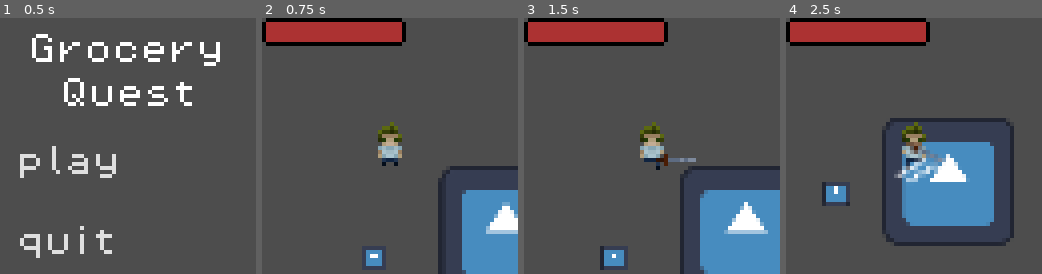
Above: before the commit, frames 1-4 (left to right).
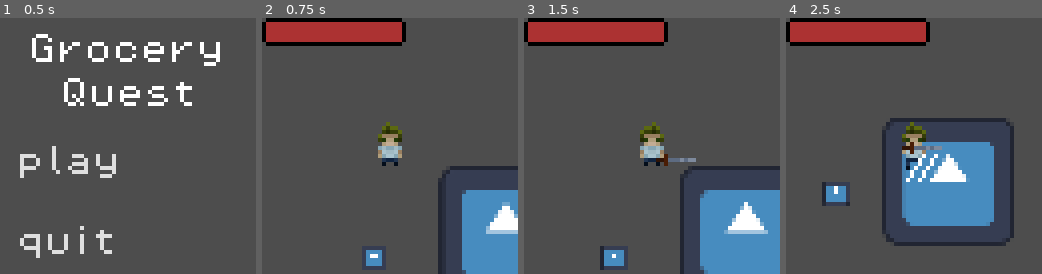
Above: after the commit, the same moments.

Repository: GaetanoRe/GroceryQuest
Game: Godot game, scene res://scenes/UI/main_menu.tscn
Two runs of this game, one before a commit and one after it. Both use one fixed random seed, a clock stepped at 60 frames per second and the inputs below. The engine's default icon, where the game draws it, is replaced by a stand-in: a white triangle on a blue panel in a dark square.
Inputs (mouse positions are in pixels of both pictures, inside the frame that each line leads up to):
- Up to frame 1 (0.5 s): no input
- Up to frame 2 (0.75 s): click "play" at 0.5 s
- Up to frame 3 (1.5 s): tap Enter at 1.25 s; move the mouse to (708, 133) at 1.27 s; press the mouse at (708, 133) at 1.28 s; hold D (walk_right) from 1.28 s (still down)
- Up to frame 4 (2.5 s): move the mouse to (862, 158) at 2.02 s; release D (walk_right) at 2.03 s; release the mouse at (862, 158) at 2.03 s; hold S (walk_down) from 2.03 s (still down); click (862, 158) at 2.1 s

Frame 1 is identical in both runs. In frame 2, 0.2% of the frame differs, in the area x 45-55%, y 40-47%; in frame 3, 0.1%; in frame 4, 1.6%, in the area x 42-61%, y 40-65%.

Commit message:
Improved animation. Attacking still needs work

Diff:
--- a/resources/weapon_data/weapons/sword.tres
+++ b/resources/weapon_data/weapons/sword.tres
@@ -53,4 +53,3 @@
 sprite = SubResource("SpriteFrames_evfl8")
 hitbox_dimensions = SubResource("RectangleShape2D_m1vcv")
 animation_time = 0.0
-animation = []
--- a/scenes/enemy.gd
+++ b/scenes/enemy.gd
@@ -54,3 +54,9 @@
 
 func _on_take_damage_cooldown_timeout():
 	can_take_damage = true
+
+
+
+func _on_enemy_hitbox_area_entered(area):
+	if(area.is_in_group("player_weapons")):
+		deal_with_damage()
--- a/scenes/enemy.tscn
+++ b/scenes/enemy.tscn
@@ -42,6 +42,7 @@
 
 [connection signal="body_entered" from="detection_area" to="." method="_on_detection_area_body_entered"]
 [connection signal="body_exited" from="detection_area" to="." method="_on_detection_area_body_exited"]
+[connection signal="area_entered" from="enemy_hitbox" to="." method="_on_enemy_hitbox_area_entered"]
 [connection signal="body_entered" from="enemy_hitbox" to="." method="_on_enemy_hitbox_body_entered"]
 [connection signal="body_exited" from="enemy_hitbox" to="." method="_on_enemy_hitbox_body_exited"]
 [connection signal="timeout" from="take_damage_cooldown" to="." method="_on_take_damage_cooldown_timeout"]
--- a/scenes/player/player.tscn
+++ b/scenes/player/player.tscn
@@ -129,11 +129,535 @@
 radius = 6.0
 
 [sub_resource type="Animation" id="Animation_0jraj"]
-resource_name = "attack"
+resource_name = "walk_right"
+length = 0.7
+loop_mode = 1
+tracks/0/type = "value"
+tracks/0/imported = false
+tracks/0/enabled = true
+tracks/0/path = NodePath("Weapon:position")
+tracks/0/interp = 1
+tracks/0/loop_wrap = true
+tracks/0/keys = {
+"times": PackedFloat32Array(0),
+"transitions": PackedFloat32Array(1),
+"update": 0,
+"values": [Vector2(3, 0)]
+}
+tracks/1/type = "value"
+tracks/1/imported = false
+tracks/1/enabled = true
+tracks/1/path = NodePath("Weapon:rotation")
+tracks/1/interp = 1
+tracks/1/loop_wrap = true
+tracks/1/keys = {
+"times": PackedFloat32Array(0),
+"transitions": PackedFloat32Array(1),
+"update": 0,
+"values": [0.0]
+}
+tracks/2/type = "value"
+tracks/2/imported = false
+tracks/2/enabled = true
+tracks/2/path = NodePath("character_sprite:frame")
+tracks/2/interp = 1
+tracks/2/loop_wrap = true
+tracks/2/keys = {
+"times": PackedFloat32Array(0, 0.2, 0.4),
+"transitions": PackedFloat32Array(1, 1, 1),
+"update": 1,
+"values": [0, 1, 2]
+}
+tracks/3/type = "value"
+tracks/3/imported = false
+tracks/3/enabled = true
+tracks/3/path = NodePath("character_sprite:animation")
+tracks/3/interp = 1
+tracks/3/loop_wrap = true
+tracks/3/keys = {
+"times": PackedFloat32Array(0),
+"transitions": PackedFloat32Array(1),
+"update": 1,
+"values": [&"side_walk"]
+}
+tracks/4/type = "value"
+tracks/4/imported = false
+tracks/4/enabled = true
+tracks/4/path = NodePath("character_sprite:flip_h")
+tracks/4/interp = 1
+tracks/4/loop_wrap = true
+tracks/4/keys = {
+"times": PackedFloat32Array(0),
+"transitions": PackedFloat32Array(1),
+"update": 1,
+"values": [false]
+}
+
+[sub_resource type="Animation" id="Animation_thrw8"]
+resource_name = "walk_left"
+length = 0.7
+loop_mode = 1
+tracks/0/type = "value"
+tracks/0/imported = false
+tracks/0/enabled = true
+tracks/0/path = NodePath("Weapon:position")
+tracks/0/interp = 1
+tracks/0/loop_wrap = true
+tracks/0/keys = {
+"times": PackedFloat32Array(0),
+"transitions": PackedFloat32Array(1),
+"update": 0,
+"values": [Vector2(-3, 0)]
+}
+tracks/1/type = "value"
+tracks/1/imported = false
+tracks/1/enabled = true
+tracks/1/path = NodePath("Weapon:rotation")
+tracks/1/interp = 1
+tracks/1/loop_wrap = true
+tracks/1/keys = {
+"times": PackedFloat32Array(0),
+"transitions": PackedFloat32Array(1),
+"update": 0,
+"values": [3.14159]
+}
+tracks/2/type = "value"
+tracks/2/imported = false
+tracks/2/enabled = true
+tracks/2/path = NodePath("character_sprite:frame")
+tracks/2/interp = 1
+tracks/2/loop_wrap = true
+tracks/2/keys = {
+"times": PackedFloat32Array(0, 0.2, 0.4),
+"transitions": PackedFloat32Array(1, 1, 1),
+"update": 1,
+"values": [0, 1, 2]
+}
+tracks/3/type = "value"
+tracks/3/imported = false
+tracks/3/enabled = true
+tracks/3/path = NodePath("character_sprite:animation")
+tracks/3/interp = 1
+tracks/3/loop_wrap = true
+tracks/3/keys = {
+"times": PackedFloat32Array(0),
+"transitions": PackedFloat32Array(1),
+"update": 1,
+"values": [&"side_walk"]
+}
+tracks/4/type = "value"
+tracks/4/imported = false
+tracks/4/enabled = true
+tracks/4/path = NodePath("character_sprite:flip_h")
+tracks/4/interp = 1
+tracks/4/loop_wrap = true
+tracks/4/keys = {
+"times": PackedFloat32Array(0),
+"transitions": PackedFloat32Array(1),
+"update": 1,
+"values": [true]
+}
+
+[sub_resource type="Animation" id="Animation_1w0r6"]
+resource_name = "walk_up"
+length = 0.7
+loop_mode = 1
+tracks/0/type = "value"
+tracks/0/imported = false
+tracks/0/enabled = true
+tracks/0/path = NodePath("Weapon:position")
+tracks/0/interp = 1
+tracks/0/loop_wrap = true
+tracks/0/keys = {
+"times": PackedFloat32Array(0),
+"transitions": PackedFloat32Array(1),
+"update": 0,
+"values": [Vector2(0, -3)]
+}
+tracks/1/type = "value"
+tracks/1/imported = false
+tracks/1/enabled = true
+tracks/1/path = NodePath("Weapon:rotation")
+tracks/1/interp = 1
+tracks/1/loop_wrap = true
+tracks/1/keys = {
+"times": PackedFloat32Array(0),
+"transitions": PackedFloat32Array(1),
+"update": 0,
+"values": [-1.5708]
+}
+tracks/2/type = "value"
+tracks/2/imported = false
+tracks/2/enabled = true
+tracks/2/path = NodePath("character_sprite:frame")
+tracks/2/interp = 1
+tracks/2/loop_wrap = true
+tracks/2/keys = {
+"times": PackedFloat32Array(0, 0.2, 0.4),
+"transitions": PackedFloat32Array(1, 1, 1),
+"update": 1,
+"values": [0, 1, 2]
+}
+tracks/3/type = "value"
+tracks/3/imported = false
+tracks/3/enabled = true
+tracks/3/path = NodePath("character_sprite:animation")
+tracks/3/interp = 1
+tracks/3/loop_wrap = true
+tracks/3/keys = {
+"times": PackedFloat32Array(0),
+"transitions": PackedFloat32Array(1),
+"update": 1,
+"values": [&"side_walk"]
+}
+tracks/4/type = "value"
+tracks/4/imported = false
+tracks/4/enabled = true
+tracks/4/path = NodePath("character_sprite:flip_h")
+tracks/4/interp = 1
+tracks/4/loop_wrap = true
+tracks/4/keys = {
+"times": PackedFloat32Array(0),
+"transitions": PackedFloat32Array(1),
+"update": 1,
+"values": [true]
+}
+
+[sub_resource type="Animation" id="Animation_xbjve"]
+resource_name = "walk_down"
+length = 0.7
+loop_mode = 1
+tracks/0/type = "value"
+tracks/0/imported = false
+tracks/0/enabled = true
+tracks/0/path = NodePath("Weapon:position")
+tracks/0/interp = 1
+tracks/0/loop_wrap = true
+tracks/0/keys = {
+"times": PackedFloat32Array(0),
+"transitions": PackedFloat32Array(1),
+"update": 0,
+"values": [Vector2(0, 3)]
+}
+tracks/1/type = "value"
+tracks/1/imported = false
+tracks/1/enabled = true
+tracks/1/path = NodePath("Weapon:rotation")
+tracks/1/interp = 1
+tracks/1/loop_wrap = true
+tracks/1/keys = {
+"times": PackedFloat32Array(0),
+"transitions": PackedFloat32Array(1),
+"update": 0,
+"values": [1.5708]
+}
+tracks/2/type = "value"
+tracks/2/imported = false
+tracks/2/enabled = true
+tracks/2/path = NodePath("character_sprite:frame")
+tracks/2/interp = 1
+tracks/2/loop_wrap = true
+tracks/2/keys = {
+"times": PackedFloat32Array(0, 0.2, 0.4),
+"transitions": PackedFloat32Array(1, 1, 1),
+"update": 1,
+"values": [0, 1, 2]
+}
+tracks/3/type = "value"
+tracks/3/imported = false
+tracks/3/enabled = true
+tracks/3/path = NodePath("character_sprite:animation")
+tracks/3/interp = 1
+tracks/3/loop_wrap = true
+tracks/3/keys = {
+"times": PackedFloat32Array(0),
+"transitions": PackedFloat32Array(1),
+"update": 1,
+"values": [&"side_walk"]
+}
+tracks/4/type = "value"
+tracks/4/imported = false
+tracks/4/enabled = true
+tracks/4/path = NodePath("character_sprite:flip_h")
+tracks/4/interp = 1
+tracks/4/loop_wrap = true
+tracks/4/keys = {
+"times": PackedFloat32Array(0),
+"transitions": PackedFloat32Array(1),
+"update": 1,
+"values": [true]
+}
+
+[sub_resource type="Animation" id="Animation_omc0a"]
+resource_name = "idle_down"
+length = 0.7
+loop_mode = 1
+tracks/0/type = "value"
+tracks/0/imported = false
+tracks/0/enabled = true
+tracks/0/path = NodePath("Weapon:position")
+tracks/0/interp = 1
+tracks/0/loop_wrap = true
+tracks/0/keys = {
+"times": PackedFloat32Array(0),
+"transitions": PackedFloat32Array(1),
+"update": 0,
+"values": [Vector2(0, 3)]
+}
+tracks/1/type = "value"
+tracks/1/imported = false
+tracks/1/enabled = true
+tracks/1/path = NodePath("Weapon:rotation")
+tracks/1/interp = 1
+tracks/1/loop_wrap = true
+tracks/1/keys = {
+"times": PackedFloat32Array(0),
+"transitions": PackedFloat32Array(1),
+"update": 0,
+"values": [1.5708]
+}
+tracks/2/type = "value"
+tracks/2/imported = false
+tracks/2/enabled = true
+tracks/2/path = NodePath("character_sprite:frame")
+tracks/2/interp = 1
+tracks/2/loop_wrap = true
+tracks/2/keys = {
+"times": PackedFloat32Array(0, 0.2, 0.4),
+"transitions": PackedFloat32Array(1, 1, 1),
+"update": 1,
+"values": [0, 1, 2]
+}
+tracks/3/type = "value"
+tracks/3/imported = false
+tracks/3/enabled = true
+tracks/3/path = NodePath("character_sprite:animation")
+tracks/3/interp = 1
+tracks/3/loop_wrap = true
+tracks/3/keys = {
+"times": PackedFloat32Array(0),
+"transitions": PackedFloat32Array(1),
+"update": 1,
+"values": [&"down_idle"]
+}
+tracks/4/type = "value"
+tracks/4/imported = false
+tracks/4/enabled = true
+tracks/4/path = NodePath("character_sprite:flip_h")
+tracks/4/interp = 1
+tracks/4/loop_wrap = true
+tracks/4/keys = {
+"times": PackedFloat32Array(0),
+"transitions": PackedFloat32Array(1),
+"update": 1,
+"values": [true]
+}
+
+[sub_resource type="Animation" id="Animation_aq54a"]
+resource_name = "idle_left"
+length = 0.7
+loop_mode = 1
+tracks/0/type = "value"
+tracks/0/imported = false
+tracks/0/enabled = true
+tracks/0/path = NodePath("Weapon:position")
+tracks/0/interp = 1
+tracks/0/loop_wrap = true
+tracks/0/keys = {
+"times": PackedFloat32Array(0),
+"transitions": PackedFloat32Array(1),
+"update": 0,
+"values": [Vector2(-3, 0)]
+}
+tracks/1/type = "value"
+tracks/1/imported = false
+tracks/1/enabled = true
+tracks/1/path = NodePath("Weapon:rotation")
+tracks/1/interp = 1
+tracks/1/loop_wrap = true
+tracks/1/keys = {
+"times": PackedFloat32Array(0),
+"transitions": PackedFloat32Array(1),
+"update": 0,
+"values": [3.14159]
+}
+tracks/2/type = "value"
+tracks/2/imported = false
+tracks/2/enabled = true
+tracks/2/path = NodePath("character_sprite:frame")
+tracks/2/interp = 1
+tracks/2/loop_wrap = true
+tracks/2/keys = {
+"times": PackedFloat32Array(0, 0.2, 0.4),
+"transitions": PackedFloat32Array(1, 1, 1),
+"update": 1,
+"values": [0, 1, 2]
+}
+tracks/3/type = "value"
+tracks/3/imported = false
+tracks/3/enabled = true
+tracks/3/path = NodePath("character_sprite:animation")
+tracks/3/interp = 1
+tracks/3/loop_wrap = true
+tracks/3/keys = {
+"times": PackedFloat32Array(0),
+"transitions": PackedFloat32Array(1),
+"update": 1,
+"values": [&"side_idle"]
+}
+tracks/4/type = "value"
+tracks/4/imported = false
+tracks/4/enabled = true
+tracks/4/path = NodePath("character_sprite:flip_h")
+tracks/4/interp = 1
+tracks/4/loop_wrap = true
+tracks/4/keys = {
+"times": PackedFloat32Array(0),
+"transitions": PackedFloat32Array(1),
+"update": 1,
+"values": [true]
+}
+
+[sub_resource type="Animation" id="Animation_h8ijs"]
+resource_name = "idle_right"
+length = 0.7
+loop_mode = 1
+tracks/0/type = "value"
+tracks/0/imported = false
+tracks/0/enabled = true
+tracks/0/path = NodePath("Weapon:position")
+tracks/0/interp = 1
+tracks/0/loop_wrap = true
+tracks/0/keys = {
+"times": PackedFloat32Array(0),
+"transitions": PackedFloat32Array(1),
+"update": 0,
+"values": [Vector2(3, 0)]
+}
+tracks/1/type = "value"
+tracks/1/imported = false
+tracks/1/enabled = true
+tracks/1/path = NodePath("Weapon:rotation")
+tracks/1/interp = 1
+tracks/1/loop_wrap = true
+tracks/1/keys = {
+"times": PackedFloat32Array(0),
+"transitions": PackedFloat32Array(1),
+"update": 0,
+"values": [0.0]
+}
+tracks/2/type = "value"
+tracks/2/imported = false
+tracks/2/enabled = true
+tracks/2/path = NodePath("character_sprite:frame")
+tracks/2/interp = 1
+tracks/2/loop_wrap = true
+tracks/2/keys = {
+"times": PackedFloat32Array(0, 0.2, 0.4),
+"transitions": PackedFloat32Array(1, 1, 1),
+"update": 1,
+"values": [0, 1, 2]
+}
+tracks/3/type = "value"
+tracks/3/imported = false
+tracks/3/enabled = true
+tracks/3/path = NodePath("character_sprite:animation")
+tracks/3/interp = 1
+tracks/3/loop_wrap = true
+tracks/3/keys = {
+"times": PackedFloat32Array(0),
+"transitions": PackedFloat32Array(1),
+"update": 1,
+"values": [&"side_idle"]
+}
+tracks/4/type = "value"
+tracks/4/imported = false
+tracks/4/enabled = true
+tracks/4/path = NodePath("character_sprite:flip_h")
+tracks/4/interp = 1
+tracks/4/loop_wrap = true
+tracks/4/keys = {
+"times": PackedFloat32Array(0),
+"transitions": PackedFloat32Array(1),
+"update": 1,
+"values": [false]
+}
+
+[sub_resource type="Animation" id="Animation_eg1jr"]
+resource_name = "idle_up"
+length = 0.7
+loop_mode = 1
+tracks/0/type = "value"
+tracks/0/imported = false
+tracks/0/enabled = true
+tracks/0/path = NodePath("Weapon:position")
+tracks/0/interp = 1
+tracks/0/loop_wrap = true
+tracks/0/keys = {
+"times": PackedFloat32Array(0),
+"transitions": PackedFloat32Array(1),
+"update": 0,
+"values": [Vector2(0, -3)]
+}
+tracks/1/type = "value"
+tracks/1/imported = false
+tracks/1/enabled = true
+tracks/1/path = NodePath("Weapon:rotation")
+tracks/1/interp = 1
+tracks/1/loop_wrap = true
+tracks/1/keys = {
+"times": PackedFloat32Array(0),
+"transitions": PackedFloat32Array(1),
+"update": 0,
+"values": [-1.5708]
+}
+tracks/2/type = "value"
+tracks/2/imported = false
+tracks/2/enabled = true
+tracks/2/path = NodePath("character_sprite:frame")
+tracks/2/interp = 1
+tracks/2/loop_wrap = true
+tracks/2/keys = {
+"times": PackedFloat32Array(0, 0.2, 0.4),
+"transitions": PackedFloat32Array(1, 1, 1),
+"update": 1,
+"values": [0, 1, 2]
+}
+tracks/3/type = "value"
+tracks/3/imported = false
+tracks/3/enabled = true
+tracks/3/path = NodePath("character_sprite:animation")
+tracks/3/interp = 1
+tracks/3/loop_wrap = true
+tracks/3/keys = {
+"times": PackedFloat32Array(0),
+"transitions": PackedFloat32Array(1),
+"update": 1,
+"values": [&"up_idle"]
+}
+tracks/4/type = "value"
+tracks/4/imported = false
+tracks/4/enabled = true
+tracks/4/path = NodePath("character_sprite:flip_h")
+tracks/4/interp = 1
+tracks/4/loop_wrap = true
+tracks/4/keys = {
+"times": PackedFloat32Array(0),
+"transitions": PackedFloat32Array(1),
+"update": 1,
+"values": [true]
+}
 
 [sub_resource type="AnimationLibrary" id="AnimationLibrary_qocxf"]
 _data = {
-"attack": SubResource("Animation_0jraj")
+"idle_down": SubResource("Animation_omc0a"),
+"idle_left": SubResource("Animation_aq54a"),
+"idle_right": SubResource("Animation_h8ijs"),
+"idle_up": SubResource("Animation_eg1jr"),
+"walk_down": SubResource("Animation_xbjve"),
+"walk_left": SubResource("Animation_thrw8"),
+"walk_right": SubResource("Animation_0jraj"),
+"walk_up": SubResource("Animation_1w0r6")
 }
 
 [node name="Player" type="CharacterBody2D" groups=["player"]]
@@ -146,6 +670,7 @@
 texture_filter = 1
 sprite_frames = SubResource("SpriteFrames_0vrdj")
 animation = &"side_walk"
+flip_h = true
 
 [node name="CollisionShape2D" type="CollisionShape2D" parent="."]
 light_mask = 3
@@ -165,7 +690,8 @@
 wait_time = 0.4
 
 [node name="Weapon" type="Node2D" parent="."]
-position = Vector2(0, 3)
+position = Vector2(0, -3)
+rotation = -1.5708
 script = ExtResource("3_rcbbf")
 weapon_data = ExtResource("4_noq1a")
 
--- a/scripts/player/player.gd
+++ b/scripts/player/player.gd
@@ -6,6 +6,7 @@
 
 #Combat variables
 @onready var weapon = $Weapon
+@onready var animation_player = $AnimationPlayer
 var enemy_in_range = false
 var enemy_attack_cooldown = true
 var health = 100
@@ -38,18 +39,18 @@
 
 	if Input.is_action_pressed("walk_up"):
 		current_dir = "up"
-		player_animation(1)
+		animation_player.play("walk_up")
 	elif Input.is_action_pressed("walk_down"):
 		current_dir = "down"
-		player_animation(1)
+		animation_player.play("walk_down")
 	elif Input.is_action_pressed("walk_right"):
 		current_dir = "right"
-		player_animation(1)
+		animation_player.play("walk_right")
 	elif Input.is_action_pressed("walk_left"):
 		current_dir = "left"
-		player_animation(1)
+		animation_player.play("walk_left")
 	else:
-		player_animation(0)
+		animation_player.play("idle_" + current_dir)
 
 	attack()
 	enemy_attack()
@@ -62,47 +63,47 @@
 		var main_scene = load("res://scenes/main_scene.tscn")
 		get_tree().change_scene_to_packed(main_scene)
 
-func player_animation(movement):
-	var dir = current_dir
-	var anim = $character_sprite
-	var weapon_pos :  Vector2
-
-	#Animation for left and right
-	if dir == "right":
-		weapon_pos = Vector2(3, 0)
-		weapon.global_rotation = 0
-		anim.flip_h = false
-		if movement == 1:
-			anim.play("side_walk")
-		elif movement == 0:
-			anim.play("side_idle")
-
-	if dir == "left":
-		weapon_pos = Vector2(-3,0)
-		weapon.global_rotation = 180
-		anim.flip_h = true
-		if movement == 1:
-			anim.play("side_walk")
-		elif movement == 0:
-			anim.play("side_idle")
-
-	if dir == "up":
-		weapon_pos = Vector2(0, -3)
-		weapon.global_rotation = -90
-		if movement == 1:
-			anim.play("walk_up")
-		elif movement == 0:
-			anim.play("up_idle")
-
-	if dir == "down":
-		weapon_pos = Vector2(0, 3)
-		weapon.global_rotation = 90
-		if movement == 1:
-			anim.play("walk_down")
-		elif movement == 0:
-			anim.play("down_idle")
-	weapon.global_position = Vector2(anim.global_position.x + weapon_pos.x, anim.global_position.y + weapon_pos.y)
-
+#func player_animation(movement):
+	#var dir = current_dir
+	#var anim = $character_sprite
+	#var weapon_pos :  Vector2
+	#
+	##Animation for left and right
+	#if dir == "right":
+		#weapon_pos = Vector2(3, 0)
+		#weapon.global_rotation = 0
+		#anim.flip_h = false
+		#if movement == 1:
+			#anim.play("side_walk")
+		#elif movement == 0:
+			#anim.play("side_idle")
+			#
+	#if dir == "left":
+		#weapon_pos = Vector2(-3,0)
+		#weapon.global_rotation = 180
+		#anim.flip_h = true
+		#if movement == 1:
+			#anim.play("side_walk")
+		#elif movement == 0:
+			#anim.play("side_idle")
+			#
+	#if dir == "up":
+		#weapon_pos = Vector2(0, -3)
+		#weapon.global_rotation = -90
+		#if movement == 1:
+			#anim.play("walk_up")
+		#elif movement == 0:
+			#anim.play("up_idle")
+			#
+	#if dir == "down":
+		#weapon_pos = Vector2(0, 3)
+		#weapon.global_rotation = 90
+		#if movement == 1:
+			#anim.play("walk_down")
+		#elif movement == 0:
+			#anim.play("down_idle")
+	#weapon.global_position = Vector2(anim.global_position.x + weapon_pos.x, anim.global_position.y + weapon_pos.y)
+	#
 
 func player():
 	pass
--- a/scripts/player/weapon.gd
+++ b/scripts/player/weapon.gd
@@ -26,19 +26,23 @@
 		hitbox_col = CollisionShape2D.new()
 		hitbox_col.shape = weapon_data.hitbox_dimensions
 		hitbox.add_child(hitbox_col)
-		hitbox.add_to_group("weapons")
 		add_child(sprite)
 		add_child(hitbox)
 		hitbox.add_to_group("player_weapons")
+		hitbox.set_deferred("Disabled",true)
 		sprite.hide()
 
 func _process(delta):
 	if(Input.is_action_just_pressed("attack")):
 		sprite.show()
+		global.player_current_attack = true
 		if(weapon_data.type == 0):
 			sprite.play("swing_left")
 		attack_timer.start()
+		hitbox.set_deferred("Disabled", false)
 		await attack_timer.timeout
+		hitbox.set_deferred("Disabled",true)
+		global.player_current_attack = false
 		sprite.hide()
 
 # This will be used later for other weapons
Not shown: 1 places in scenes/player/player.tscn that only renumber resources
